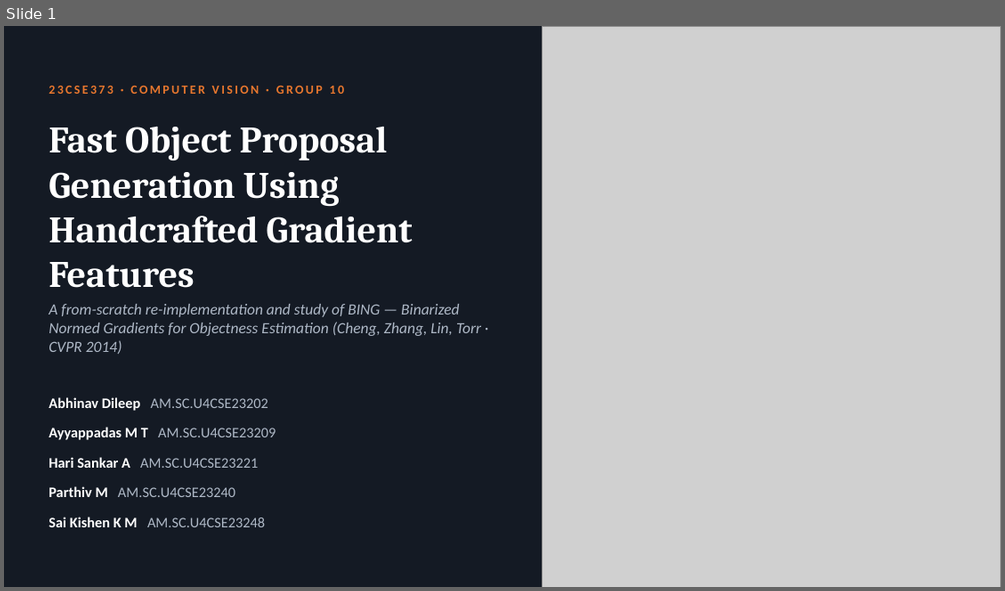
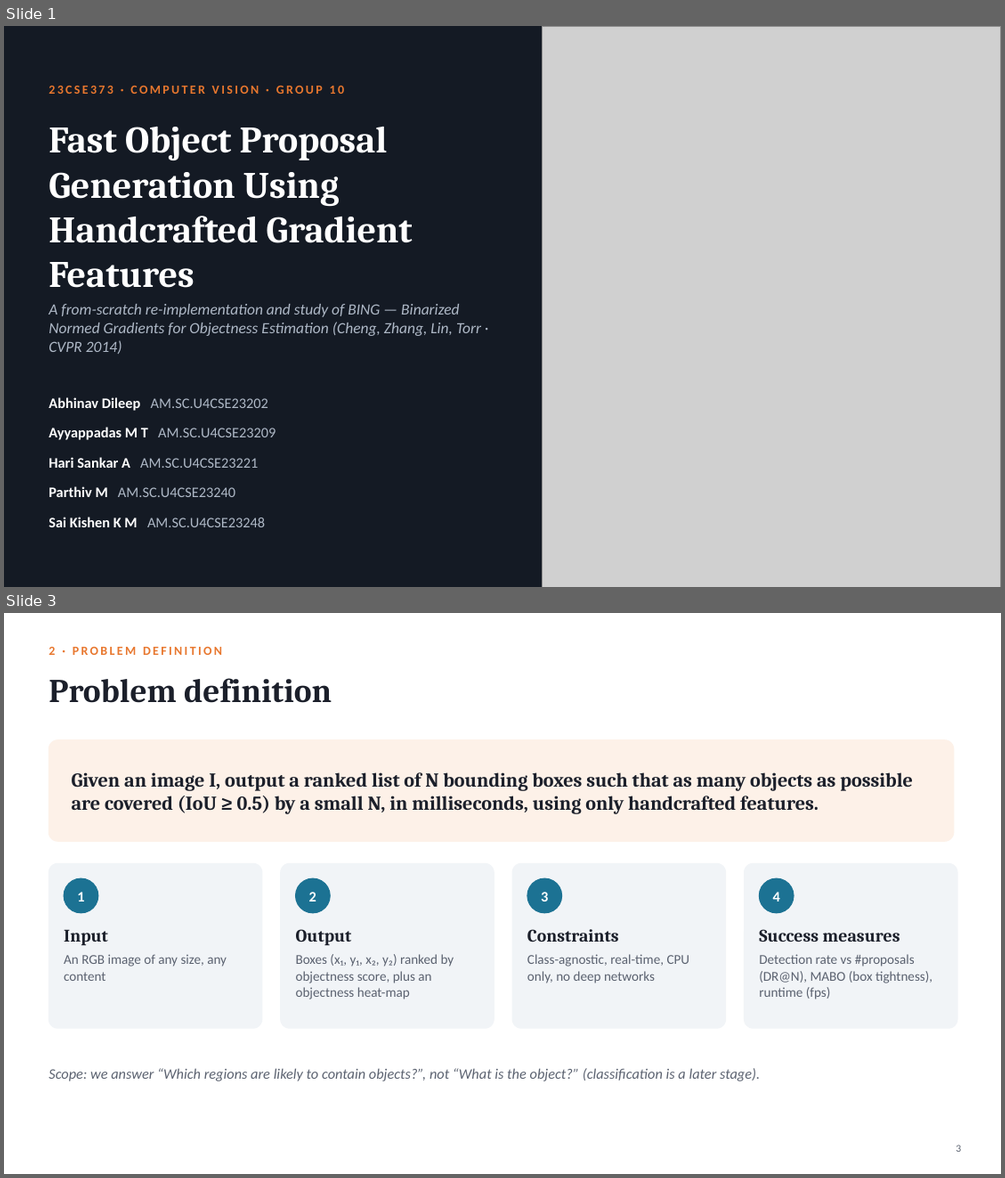
Before and after one commit to hari18305/cvprojectg10, a slide deck: presentation/BING_Objectness_Group10.pptx. Shown one above the other, each under a label of ours: slide 1 before the commit, slides 1 and 3 after it; the slides between them are not shown. The pictures are 1005x591 and 1005x1178 pixels, drawn with LibreOffice and Linux fonts; fonts in the diff are those of the drawing; grey boxes stand for pictures. Boxes give left, top, right and bottom in pixels: in the first picture for what was removed or moved away, otherwise in the second. Text is boxed around its words. In the diff, an @@ line names an element or a change of style, - is before the commit and + after.

Commit message:
Restructure presentation into 12 slides for a 10-minute talk
Sections: introduction, problem definition, proposed solution and novelty,
design and solution, result analysis with comparison to existing methods.

```diff
--- a/presentation/BING_Objectness_Group10.pptx
+++ b/presentation/BING_Objectness_Group10.pptx
@@ slide 3 added at (4, 613, 1001, 1174), background #FFFFFF @@
@@ text added at (48, 647, 222, 655), 12 pt, text #E8772E, bold @@
+2 · PROBLEM DEFINITION
@@ text added at (48, 678, 332, 703), 32 pt, text #1B1F2A, bold @@
+Problem definition
@@ rounded rectangle added at (48, 740, 954, 841), fill #FDF1E8, outline #FDF1E8 1 pt @@
@@ text added at (72, 772, 913, 814), 19 pt, text #1B1F2A, bold @@
+Given an image I, output a ranked list of N bounding boxes such that as many objects as possible are covered (IoU ≥ 0.5) by a small N, in milliseconds, using only handcrafted features.
@@ rounded rectangle added at (48, 863, 262, 1028), fill #F1F4F7, outline #F1F4F7 1 pt @@
@@ ellipse added at (64, 878, 98, 913), fill #1C7293, outline #1C7293 1 pt @@
@@ rounded rectangle added at (281, 863, 494, 1028), fill #F1F4F7, outline #F1F4F7 1 pt @@
@@ ellipse added at (296, 878, 330, 913), fill #1C7293, outline #1C7293 1 pt @@
@@ rounded rectangle added at (512, 863, 726, 1028), fill #F1F4F7, outline #F1F4F7 1 pt @@
@@ ellipse added at (527, 878, 562, 913), fill #1C7293, outline #1C7293 1 pt @@
@@ rounded rectangle added at (744, 863, 957, 1028), fill #F1F4F7, outline #F1F4F7 1 pt @@
@@ ellipse added at (760, 878, 793, 913), fill #1C7293, outline #1C7293 1 pt @@
@@ text added at (77, 892, 84, 901), 14 pt, text #FFFFFF, bold @@
+1
@@ text added at (309, 892, 316, 901), 14 pt, text #FFFFFF, bold @@
+2
@@ text added at (541, 892, 548, 901), 14 pt, text #FFFFFF, bold @@
+3
@@ text added at (773, 892, 780, 901), 14 pt, text #FFFFFF, bold @@
+4
@@ text added at (64, 929, 108, 946), 17 pt, text #1B1F2A, bold @@
+Input
@@ text added at (296, 929, 352, 946), 17 pt, text #1B1F2A, bold @@
+Output
@@ text added at (527, 929, 619, 941), 17 pt, text #1B1F2A, bold @@
+Constraints
@@ text added at (759, 929, 900, 941), 17 pt, text #1B1F2A, bold @@
+Success measures
@@ text added at (64, 954, 226, 981), 13 pt, text #5B6270 @@
+An RGB image of any size, any content
@@ text added at (296, 954, 454, 999), 13 pt, text #5B6270 @@
+Boxes (x₁, y₁, x₂, y₂) ranked by objectness score, plus an objectness heat-map
@@ text added at (527, 954, 690, 983), 13 pt, text #5B6270 @@
+Class-agnostic, real-time, CPU only, no deep networks
@@ text added at (759, 954, 932, 999), 13 pt, text #5B6270 @@
+Detection rate vs #proposals (DR@N), MABO (box tightness), runtime (fps)
@@ text added at (48, 1068, 760, 1081), 14 pt, text #5B6270, italic @@
+Scope: we answer “Which regions are likely to contain objects?”, not “What is the object?” (classification is a later stage).
@@ text added at (955, 1144, 961, 1151), 10 pt, text #5B6270 @@
+3
```
Also in this commit, not shown: 7 slides changed, 3 other slides added, 10 slides removed, 1 other file.
